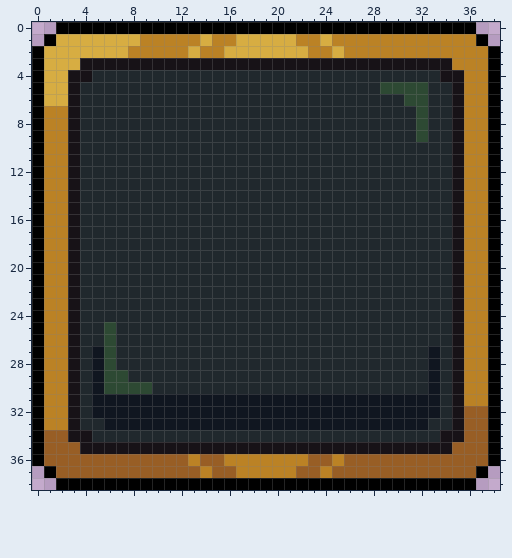
Pixel-art file: packages/client/src/assets/ui{m}/button.aseprite. This is how it looked before the edit.
39x39 pixels, 1 frame.
The result:
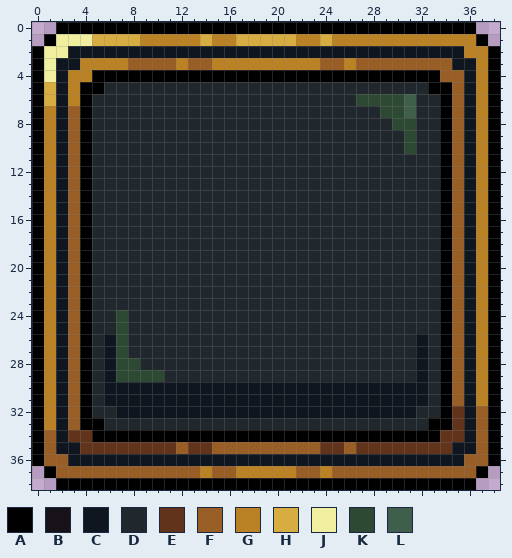
Palette (. is transparent): A #000000  B #171217  C #101620  D #20282d  E #60331a  F #985e25  G #bb8225  H #d7ad42  J #efef9f  K #2d4933  L #3f5e4c
Edits made:
--- layer "Layer 1"
@@ x 0..38 @@
  0 ..AAAAAAAAAAAAAAAAAAAAAAAAAAAAAAAAAAA..
- 1 .AHHHHHHHGGGGGHGGHHHHHGGHGGGGGGGGGGGGA.
- 2 AHHHHHHHGGGGGHGGHHHHHHHGGHGGGGGGGGGGGGA
- 3 AHHHBBBBBBBBBBBBBBBBBBBBBBBBBBBBBBBGGGA
- 4 AHHBBDDDDDDDDDDDDDDDDDDDDDDDDDDDDDBBGGA
- 5 AHHBDDDDDDDDDDDDDDDDDDDDDDDDDKKKKDDBGGA
- 6 AHHBDDDDDDDDDDDDDDDDDDDDDDDDDDDKKDDBGGA
- 7 AGGBDDDDDDDDDDDDDDDDDDDDDDDDDDDDKDDBGGA
- 8 AGGBDDDDDDDDDDDDDDDDDDDDDDDDDDDDKDDBGGA
- 9 AGGBDDDDDDDDDDDDDDDDDDDDDDDDDDDDKDDBGGA
-10 AGGBDDDDDDDDDDDDDDDDDDDDDDDDDDDDDDDBGGA
-11 AGGBDDDDDDDDDDDDDDDDDDDDDDDDDDDDDDDBGGA
-12 AGGBDDDDDDDDDDDDDDDDDDDDDDDDDDDDDDDBGGA
-13 AGGBDDDDDDDDDDDDDDDDDDDDDDDDDDDDDDDBGGA
-14 AGGBDDDDDDDDDDDDDDDDDDDDDDDDDDDDDDDBGGA
-15 AGGBDDDDDDDDDDDDDDDDDDDDDDDDDDDDDDDBGGA
-16 AGGBDDDDDDDDDDDDDDDDDDDDDDDDDDDDDDDBGGA
-17 AGGBDDDDDDDDDDDDDDDDDDDDDDDDDDDDDDDBGGA
-18 AGGBDDDDDDDDDDDDDDDDDDDDDDDDDDDDDDDBGGA
-19 AGGBDDDDDDDDDDDDDDDDDDDDDDDDDDDDDDDBGGA
-20 AGGBDDDDDDDDDDDDDDDDDDDDDDDDDDDDDDDBGGA
-21 AGGBDDDDDDDDDDDDDDDDDDDDDDDDDDDDDDDBGGA
-22 AGGBDDDDDDDDDDDDDDDDDDDDDDDDDDDDDDDBGGA
-23 AGGBDDDDDDDDDDDDDDDDDDDDDDDDDDDDDDDBGGA
-24 AGGBDDDDDDDDDDDDDDDDDDDDDDDDDDDDDDDBGGA
-25 AGGBDDKDDDDDDDDDDDDDDDDDDDDDDDDDDDDBGGA
-26 AGGBDDKDDDDDDDDDDDDDDDDDDDDDDDDDDDDBGGA
-27 AGGBDCKDDDDDDDDDDDDDDDDDDDDDDDDDDCDBGGA
-28 AGGBDCKDDDDDDDDDDDDDDDDDDDDDDDDDDCDBGGA
-29 AGGBDCKKDDDDDDDDDDDDDDDDDDDDDDDDDCDBGGA
-30 AGGBDCKKKKDDDDDDDDDDDDDDDDDDDDDDDCDBGGA
-31 AGGBDCCCCCCCCCCCCCCCCCCCCCCCCCCCCCDBGGA
-32 AGGBDCCCCCCCCCCCCCCCCCCCCCCCCCCCCCDBFFA
-33 AGGBDDCCCCCCCCCCCCCCCCCCCCCCCCCCCDDBFFA
-34 AFFBBDDDDDDDDDDDDDDDDDDDDDDDDDDDDDBBFFA
-35 AFFFBBBBBBBBBBBBBBBBBBBBBBBBBBBBBBBFFFA
-36 AFFFFFFFFFFFFGFFGGGGGGGFFGFFFFFFFFFFFFA
+ 1 .AJJJHHHHGGGGGHGGHHHHHGGHGGGGGGGGGGGGA.
+ 2 AJJCCCCCCCCCCCCCCCCCCCCCCCCCCCCCCCCCGGA
+ 3 AJCCGGGGFFFFGFFGGGGGGGGGFFGFFFFFFFFCCGA
+ 4 AJCGGAAAAAAAAAAAAAAAAAAAAAAAAAAAAAFFCGA
+ 5 AHCGAADDDDDDDDDDDDDDDDDDDDDDDDDDDAAFCGA
+ 6 AHCGADDDDDDDDDDDDDDDDDDDDDDKKKKLDDAFCGA
+ 7 AGCFADDDDDDDDDDDDDDDDDDDDDDDDKKLDDAFCGA
+ 8 AGCFADDDDDDDDDDDDDDDDDDDDDDDDDKKDDAFCGA
+ 9 AGCFADDDDDDDDDDDDDDDDDDDDDDDDDDKDDAFCGA
+10 AGCFADDDDDDDDDDDDDDDDDDDDDDDDDDKDDAFCGA
+11 AGCFADDDDDDDDDDDDDDDDDDDDDDDDDDDDDAFCGA
+12 AGCFADDDDDDDDDDDDDDDDDDDDDDDDDDDDDAFCGA
+13 AGCFADDDDDDDDDDDDDDDDDDDDDDDDDDDDDAFCGA
+14 AGCFADDDDDDDDDDDDDDDDDDDDDDDDDDDDDAFCGA
+15 AGCFADDDDDDDDDDDDDDDDDDDDDDDDDDDDDAFCGA
+16 AGCFADDDDDDDDDDDDDDDDDDDDDDDDDDDDDAFCGA
+17 AGCFADDDDDDDDDDDDDDDDDDDDDDDDDDDDDAFCGA
+18 AGCFADDDDDDDDDDDDDDDDDDDDDDDDDDDDDAFCGA
+19 AGCFADDDDDDDDDDDDDDDDDDDDDDDDDDDDDAFCGA
+20 AGCFADDDDDDDDDDDDDDDDDDDDDDDDDDDDDAFCGA
+21 AGCFADDDDDDDDDDDDDDDDDDDDDDDDDDDDDAFCGA
+22 AGCFADDDDDDDDDDDDDDDDDDDDDDDDDDDDDAFCGA
+23 AGCFADDDDDDDDDDDDDDDDDDDDDDDDDDDDDAFCGA
+24 AGCFADDKDDDDDDDDDDDDDDDDDDDDDDDDDDAFCGA
+25 AGCFADDKDDDDDDDDDDDDDDDDDDDDDDDDDDAFCGA
+26 AGCFADCKDDDDDDDDDDDDDDDDDDDDDDDDCDAFCGA
+27 AGCFADCKDDDDDDDDDDDDDDDDDDDDDDDDCDAFCGA
+28 AGCFADCKKDDDDDDDDDDDDDDDDDDDDDDDCDAFCGA
+29 AGCFADCKKKKDDDDDDDDDDDDDDDDDDDDDCDAFCGA
+30 AGCFADCCCCCCCCCCCCCCCCCCCCCCCCCCCDAFCGA
+31 AGCFADCCCCCCCCCCCCCCCCCCCCCCCCCCCDAFCGA
+32 AGCFADDCCCCCCCCCCCCCCCCCCCCCCCCCDDAECFA
+33 AGCFAADDDDDDDDDDDDDDDDDDDDDDDDDDDAAECFA
+34 AFCEEAAAAAAAAAAAAAAAAAAAAAAAAAAAAAEECFA
+35 AFCCEEEEEEEEFEEFFFFFFFFFEEFEEEEEEEECCFA
+36 AFFCCCCCCCCCCCCCCCCCCCCCCCCCCCCCCCCCFFA
 37 .AFFFFFFFFFFFFGFFGGGGGFFGFFFFFFFFFFFFA.
Boxes around the changes in both pictures, in picture pixels (x1, y1, x2, y2):
changed: (44, 34, 476, 466)
